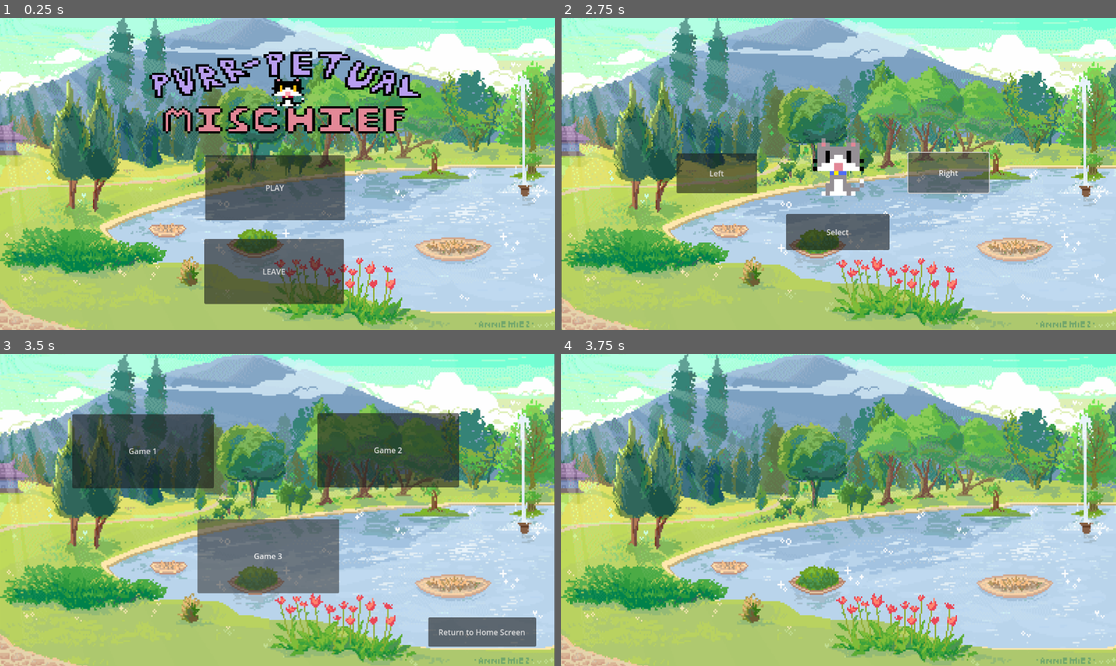
Above: before the commit, frames 1-4 (two rows, left to right).
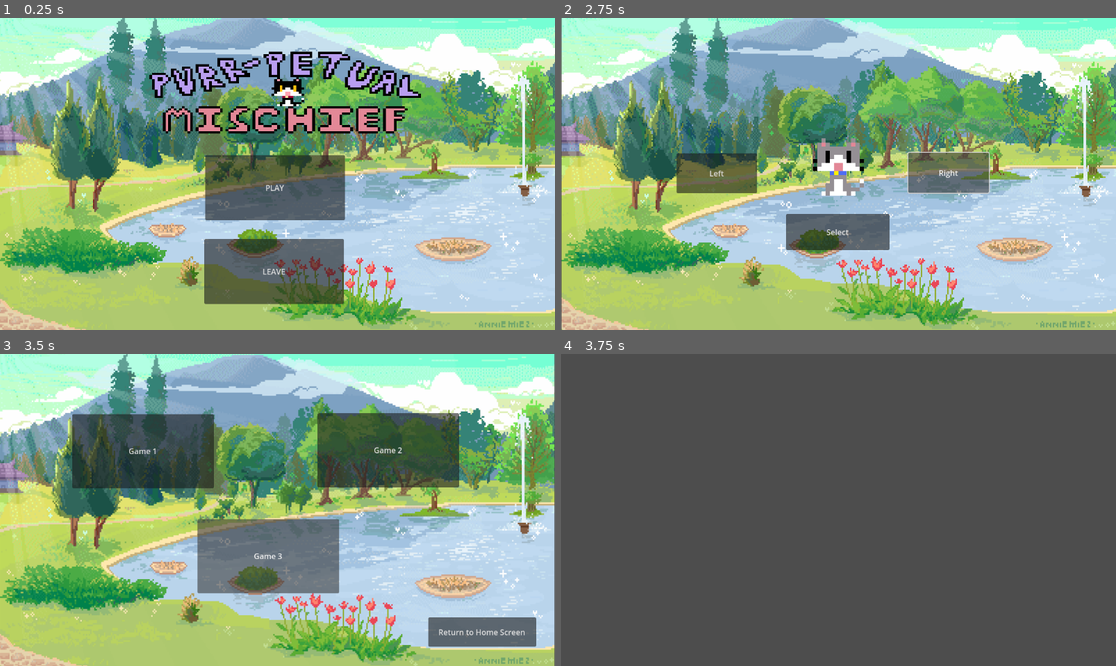
Above: after the commit, the same moments.

Repository: jade-od/Final-Project
Game: Godot game, scene res://main.tscn
The game is run twice, just before and just after one commit, with the same random seed, the same clock (stepped at 60 frames per second) and the same inputs.
Inputs:
- Up to frame 1 (0.25 s): no input
- Up to frame 2 (2.75 s): click "PLAY" at 0.5 s; click "Left" at 1.25 s; click "Right" at 2 s
- Up to frame 3 (3.5 s): click "Select" at 2.75 s
- Up to frame 4 (3.75 s): click "Game 3" at 3.5 s

Frames 1-3 are identical in both runs. In frame 4, 100% of the frame differs, in the area x 0-100%, y 0-100%.

Commit message:
confused

Diff:
--- /dev/null
+++ b/testing godot/TileMap.gd
@@ -0,0 +1,21 @@
+extends TileMap
+
+var board_size = 4
+enum Layers{hidden, revealed}
+var SOURCE_NUM = 0
+const hidden_tile_coords = Vector2(0,0)
+const hidden_tile_alt = 1
+var revealed_spots = []
+var tile_pos_to_atlas_pos = {}
+var score = 0
+var turns_taken = 0
+# Called when the node enters the scene tree for the first time.
+func _ready():
+	pass # Replace with function body.
+
+func get_tiles_to_use():
+	var chosen_tile_coords = []
+
+# Called every frame. 'delta' is the elapsed time since the previous frame.
+func _process(delta):
+	pass
--- a/testing godot/game_3.tscn
+++ b/testing godot/game_3.tscn
@@ -1,10 +1,58 @@
-[gd_scene load_steps=2 format=3 uid="uid://dbhvqxifgyi3f"]
+[gd_scene load_steps=13 format=3 uid="uid://dbhvqxifgyi3f"]
 
-[ext_resource type="Texture2D" uid="uid://clju1qxnho6o6" path="res://pictures /bg/Screenshot 2023-11-27 at 10.49.55 AM.png" id="1_87ks5"]
+[ext_resource type="Texture2D" uid="uid://df1nwlp2nmc58" path="res://pictures /cats/black.png" id="1_5cek0"]
+[ext_resource type="Texture2D" uid="uid://chfn4tymsiwmi" path="res://pictures /cats/grey.png" id="2_52e1o"]
+[ext_resource type="Texture2D" uid="uid://cx6j16jf8hidy" path="res://pictures /cats/orange.png" id="3_2oyw4"]
+[ext_resource type="Texture2D" uid="uid://b383u2oonw5qf" path="res://pictures /yarn ball/pixilart-drawing (1).png" id="4_d61ty"]
+[ext_resource type="Texture2D" uid="uid://wm6gk3xmwdrb" path="res://pictures /card cover for matching game/pixilart-drawing (1) copy.png" id="5_iskso"]
+[ext_resource type="Script" path="res://TileMap.gd" id="6_lull2"]
+
+[sub_resource type="TileSetAtlasSource" id="TileSetAtlasSource_x61e4"]
+texture = ExtResource("1_5cek0")
+texture_region_size = Vector2i(21, 19)
+0:0/0 = 0
+
+[sub_resource type="TileSetAtlasSource" id="TileSetAtlasSource_n5ds8"]
+texture = ExtResource("2_52e1o")
+texture_region_size = Vector2i(21, 19)
+0:0/0 = 0
+
+[sub_resource type="TileSetAtlasSource" id="TileSetAtlasSource_8ddky"]
+texture = ExtResource("3_2oyw4")
+texture_region_size = Vector2i(21, 19)
+0:0/0 = 0
+
+[sub_resource type="TileSetAtlasSource" id="TileSetAtlasSource_4iwft"]
+texture = ExtResource("4_d61ty")
+0:1/0 = 0
+0:2/0 = 0
+1:1/0 = 0
+1:0/0 = 0
+2:1/0 = 0
+2:0/0 = 0
+0:0/0 = 0
+1:2/0 = 0
+2:2/0 = 0
+
+[sub_resource type="TileSetAtlasSource" id="TileSetAtlasSource_kl3op"]
+texture = ExtResource("5_iskso")
+texture_region_size = Vector2i(20, 20)
+0:0/next_alternative_id = 2
+0:0/0 = 0
+0:0/1 = 1
+
+[sub_resource type="TileSet" id="TileSet_jxbui"]
+sources/0 = SubResource("TileSetAtlasSource_x61e4")
+sources/1 = SubResource("TileSetAtlasSource_n5ds8")
+sources/2 = SubResource("TileSetAtlasSource_8ddky")
+sources/3 = SubResource("TileSetAtlasSource_4iwft")
+sources/5 = SubResource("TileSetAtlasSource_kl3op")
 
 [node name="Game 3" type="Node2D"]
 
-[node name="Screenshot2023-11-27At10_49_55Am" type="Sprite2D" parent="."]
+[node name="TileMap" type="TileMap" parent="."]
 position = Vector2(576, 324.5)
 scale = Vector2(0.481636, 0.542642)
-texture = ExtResource("1_87ks5")
+tile_set = SubResource("TileSet_jxbui")
+format = 2
+script = ExtResource("6_lull2")
